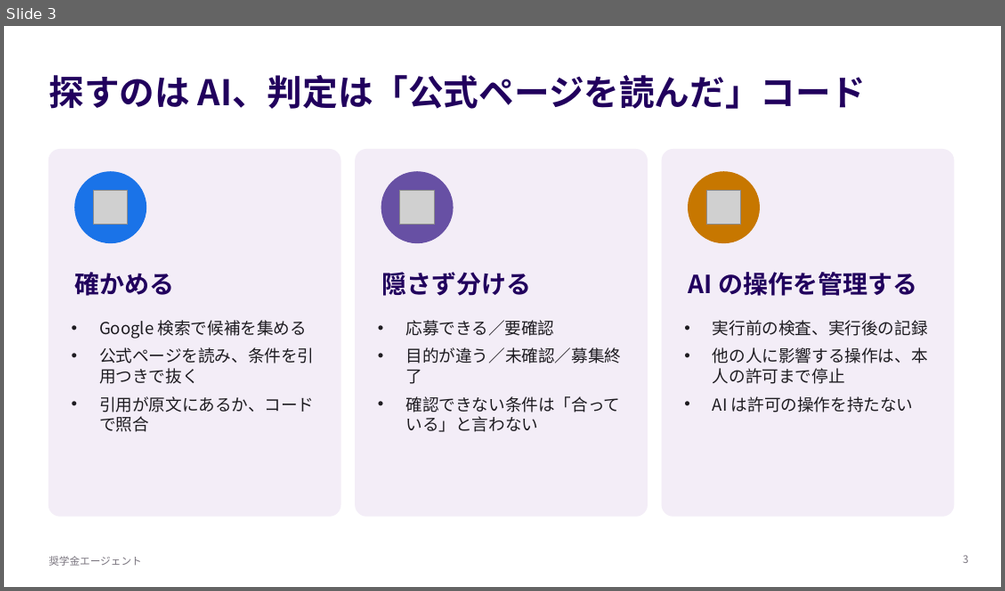
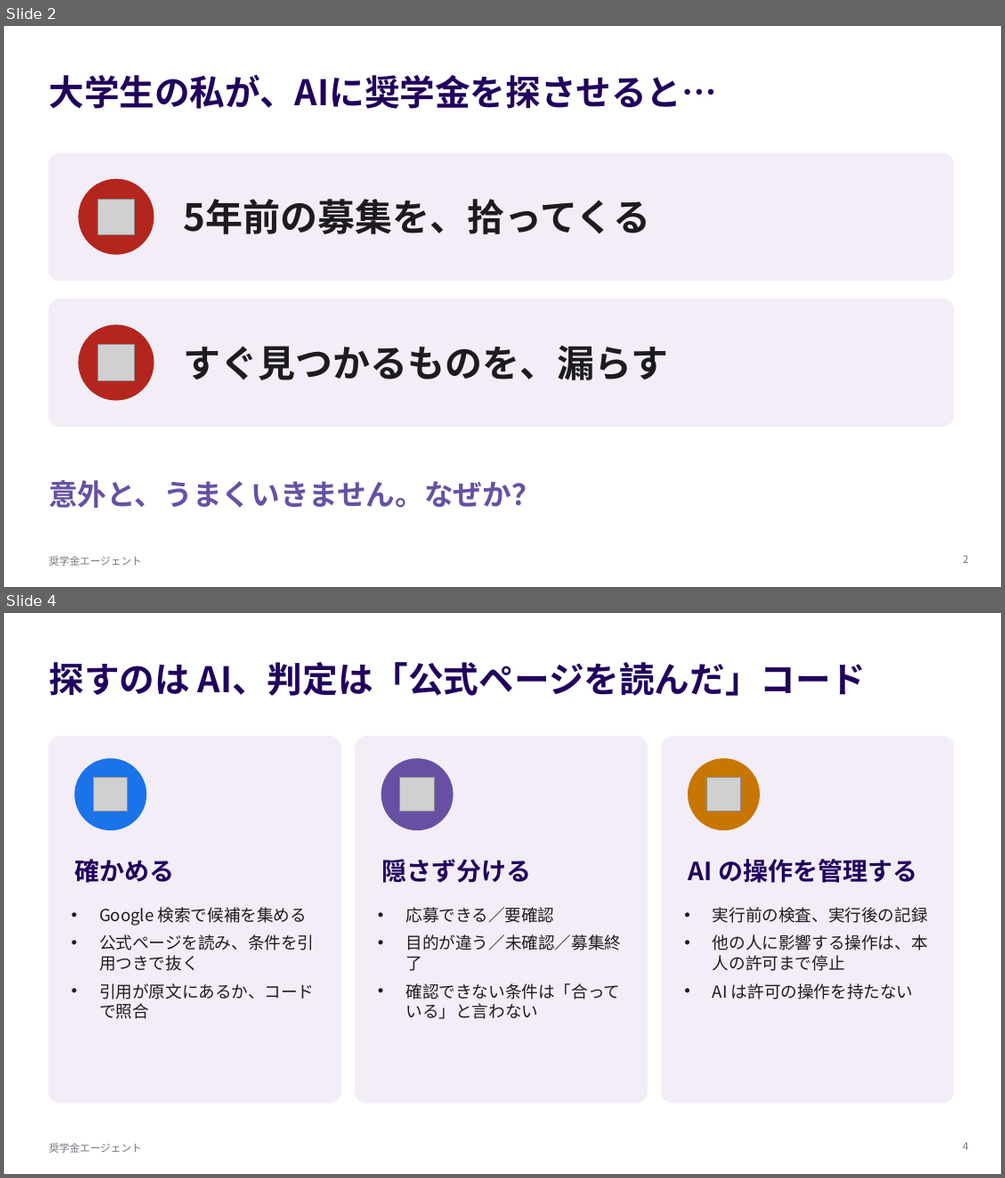
Before and after one commit to ShoheiFujieda/agentic-ai-hackathon-2026, a slide deck: docs/submission/presentation.pptx. Shown one above the other, each under a label of ours: slide 3 before the commit, slides 2 and 4 after it; the slides between them are not shown. The pictures are 1005x591 and 1005x1178 pixels, drawn with LibreOffice and Linux fonts; fonts in the diff are those of the drawing; grey boxes stand for pictures. Boxes give left, top, right and bottom in pixels: in the first picture for what was removed or moved away, otherwise in the second. Text is boxed around its words. In the diff, an @@ line names an element or a change of style, - is before the commit and + after.

```diff
--- a/docs/submission/presentation.pptx
+++ b/docs/submission/presentation.pptx
@@ slide 2 added at [4, 26, 1001, 587], background #FFFFFF; not listed: 1 template element that a slide beside it also shows @@
@@ title added at [48, 74, 717, 109], 34 pt, text #21005D, bold @@
+大学生の私が、AIに奨学金を探させると…
@@ rounded rectangle added at [48, 153, 954, 281], fill #F3EDF7, outline #F3EDF7 1 pt @@
@@ ellipse added at [79, 179, 154, 254], fill #B3261E, outline #B3261E 1 pt @@
@@ picture added at [98, 199, 134, 234] @@
@@ text added at [184, 199, 651, 234], 36 pt, text #1D1B20, bold @@
+5年前の募集を、拾ってくる
@@ rounded rectangle added at [48, 299, 954, 426], fill #F3EDF7, outline #F3EDF7 1 pt @@
@@ ellipse added at [79, 325, 154, 400], fill #B3261E, outline #B3261E 1 pt @@
@@ picture added at [98, 345, 134, 380] @@
@@ text added at [184, 345, 669, 380], 36 pt, text #1D1B20, bold @@
+すぐ見つかるものを、漏らす
@@ text added at [48, 480, 540, 507], 28 pt, text #6750A4, bold @@
+意外と、うまくいきません。なぜか？
@@ page number added at [963, 555, 968, 563], 10 pt, text #79747E @@
+2
@@ what was slide 3 is now slide 4 @@
@@ page number at [963, 1142, 968, 1150]: text changed @@
-3
+4
```
Also in this commit, not shown: 1 slide changed, 1 other slide added, 1 slide removed, 11 other files.
